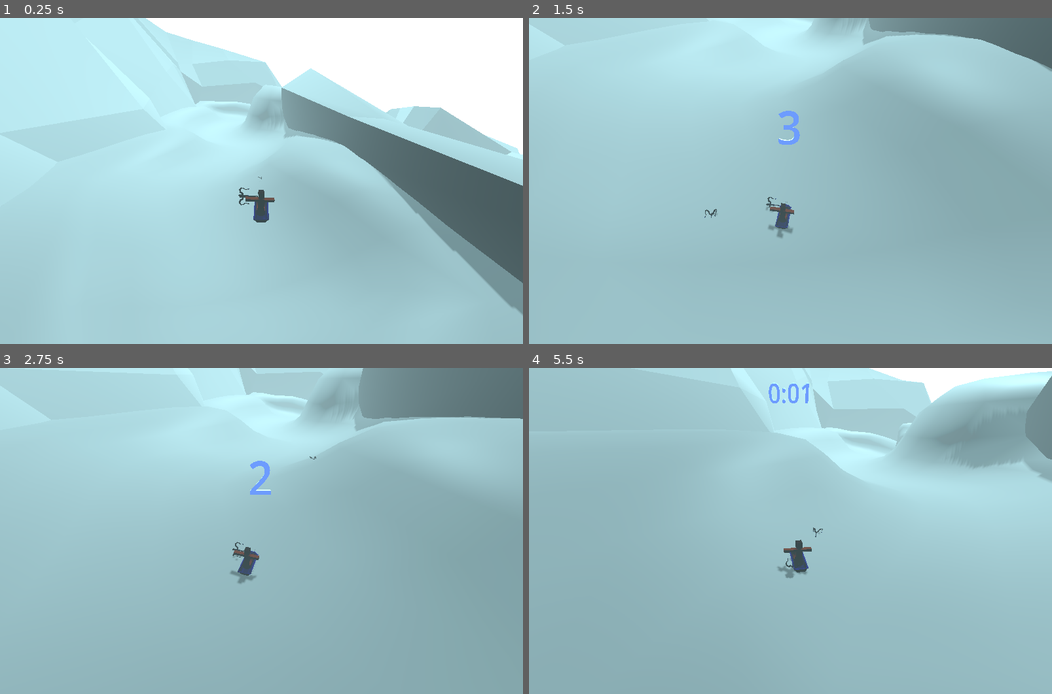
Above: before the commit, frames 1-4 (two rows, left to right).
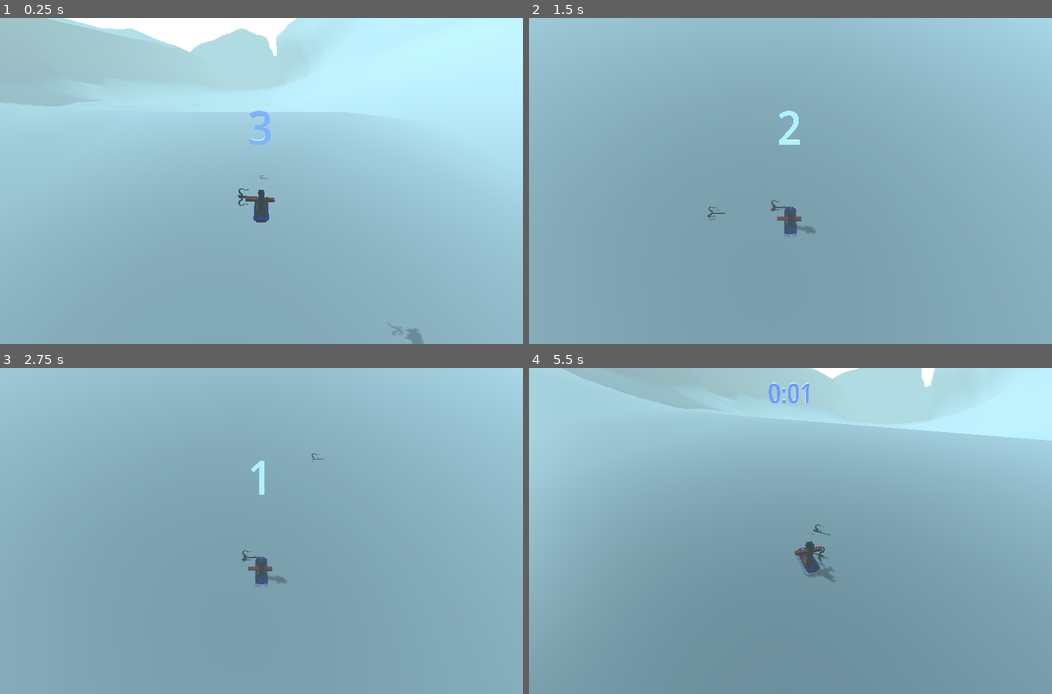
Above: after the commit, the same moments.

Repository: tokkoro/ggj24-sled
Game: Godot game, scene res://tomi_testaa/level_loader_scene.tscn
Two runs of this game, one before a commit and one after it. Both use one fixed random seed, a clock stepped at 60 frames per second and the inputs below.
Inputs (mouse positions are in pixels of both pictures, inside the frame that each line leads up to):
- Up to frame 1 (0.25 s): no input
- Up to frame 2 (1.5 s): tap Enter at 0.5 s; move the mouse to (905, 164) at 0.52 s; hold Right (turn_right) 0.53-1.25 s; tap Down (break) at 0.6 s; click (905, 164) at 0.67 s; tap Space (jump) at 0.77 s; drag from (685, 197) to (764, 246) at 1.27 s
- Up to frame 3 (2.75 s): move the mouse to (313, 459) at 2.02 s; hold Right (turn_right) from 2.03 s (still down); tap E at 2.1 s
- Up to frame 4 (5.5 s): release Right (turn_right) at 2.75 s; drag from (764, 596) to (633, 482) at 2.77 s; move the mouse to (947, 579) at 3.52 s; hold Left (turn_left) 3.53-4.25 s; tap Alt at 3.6 s; tap Space (jump) at 3.77 s; drag from (633, 482) to (712, 449) at 4.27 s; move the mouse to (816, 531) at 5.02 s; hold S from 5.03 s (still down); tap Q at 5.1 s; click (816, 531) at 5.17 s

The runs differ from the first frame. In frame 1, 67% of the frame differs, in the area x 0-100%, y 0-100%; in frame 2, 57%; in frame 3, 42%; in frame 4, 63%.

Commit message:
add and start from level 0

Diff:
--- a/godot_project/LevelLoader.gd
+++ b/godot_project/LevelLoader.gd
@@ -1,10 +1,10 @@
 extends Node3D
 
 var current_level = 0
-var start_level = 1
+var start_level = 0
 var level_count = 3
 var levels = [
-	null, # preload("res://models/level0.glb"),
+	preload("res://models/level0.glb"),
 	preload("res://models/level1.glb"),
 	preload("res://models/level2.glb"),
 	null, # "preload(res://models/level3.glb"),
--- a/godot_project/tomi_testaa/TheGame.gd
+++ b/godot_project/tomi_testaa/TheGame.gd
@@ -23,7 +23,7 @@
 	run_ended = true
 	run_end_time = Time.get_ticks_msec()
 	var duration = run_end_time - run_start_time
-	var s = floor(duration / 1000)
+	var s = floor(duration / 1000.0)
 	var ms = duration % 1000
 	var time_str = get_time_str(s)
 	var text_mesh: TextMesh = time_label.mesh
@@ -31,7 +31,7 @@
 	level_loader.next_level()
 
 func get_time_str(s: int) -> String:
-	var minutes = floor(s / 60)
+	var minutes = floor(s / 60.0)
 	var seconds = s % 60
 	var mid = ":"
 	#if seconds < 10:
@@ -40,6 +40,7 @@
 	return time_str
 
 # Called every frame. 'delta' is the elapsed time since the previous frame.
+@warning_ignore("unused_parameter")
 func _process(delta):
 	if not start_node:
 		game_start()
@@ -47,7 +48,7 @@
 		move_player_to_start()
 	# count down
 	var time_from_start = Time.get_ticks_msec() - run_start_time
-	var s = time_from_start / 1000
+	var s = time_from_start / 1000.0
 	if previous_start_second + 1 < s:
 		previous_start_second += 1
 		var count_down_num = 4 - s
@@ -89,10 +90,6 @@
 	run_start_time = Time.get_ticks_msec()
 	previous_start_second = -1
 
-
-func generate_goal():
-	var goal = 23
-
 func move_player_to_start():
 	player.stop(start_node.global_rotation)
 	player.global_position = start_node.global_position + start_pos_offset
